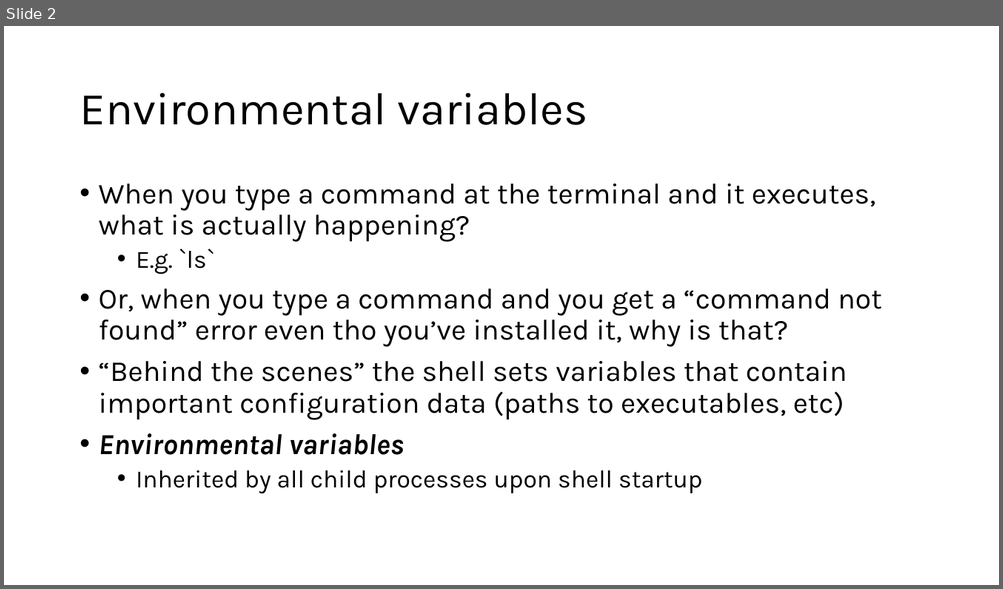
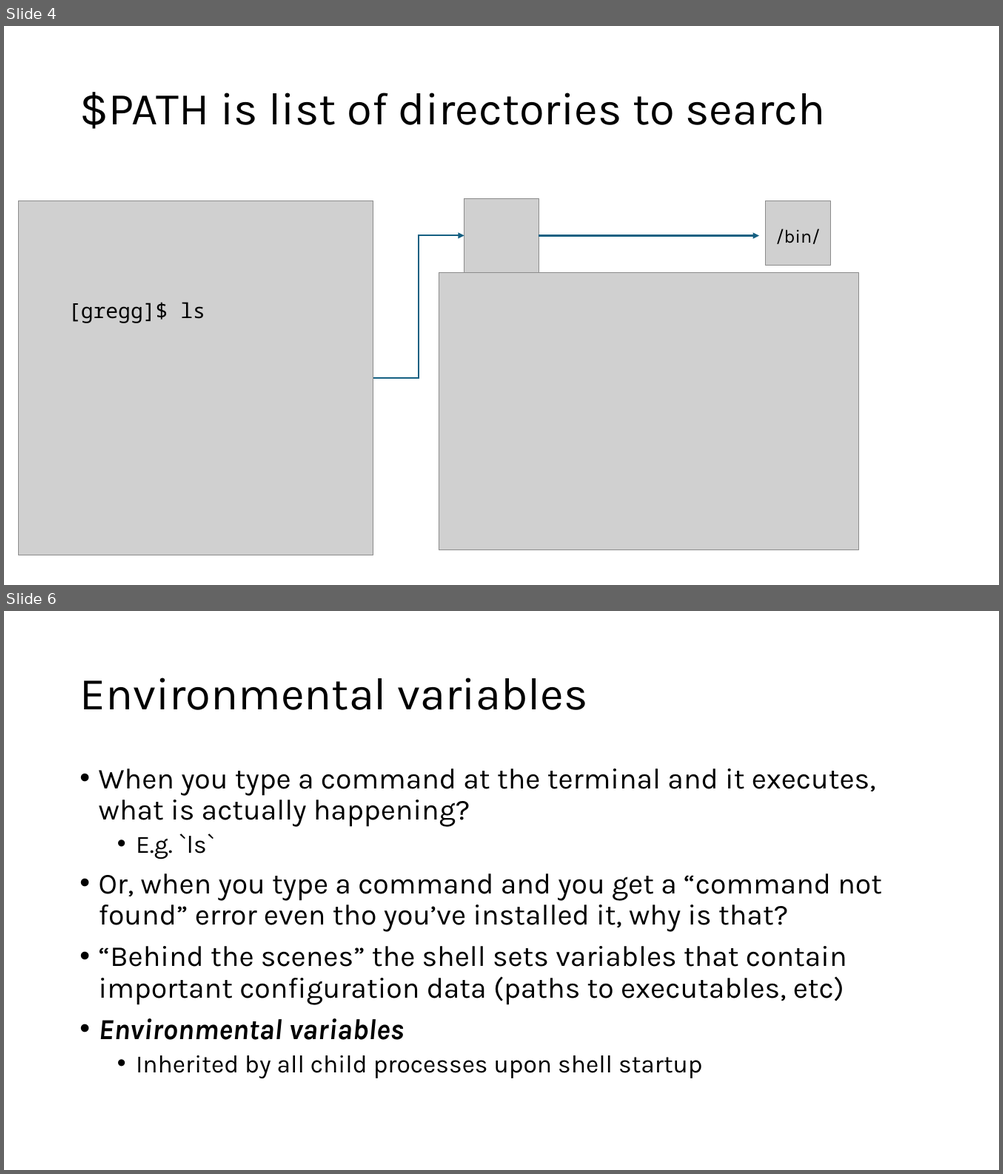
Before and after one commit to harvardinformatics/short-trainings, a slide deck: cmd-line-101/cmdline_tips_draft.pptx. Shown one above the other, each under a label of ours: slide 2 before the commit, slides 4 and 6 after it; the slides between them are not shown. The pictures are 1003x589 and 1003x1174 pixels, drawn with LibreOffice and Linux fonts; fonts in the diff are those of the drawing; grey boxes stand for pictures. Boxes give left, top, right and bottom in pixels: in the first picture for what was removed or moved away, otherwise in the second. Text is boxed around its words. In the diff, an @@ line names an element or a change of style, - is before the commit and + after.

```diff
--- a/cmd-line-101/cmdline_tips_draft.pptx
+++ b/cmd-line-101/cmdline_tips_draft.pptx
@@ slide 4 added at (4,26,999,585), background #FFFFFF @@
@@ title added at (79,92,825,129), 44 pt, text #000000 @@
+$PATH is list of directories to search
@@ picture added at (18,201,373,556) @@
@@ picture added at (464,198,539,273) @@
@@ picture added at (765,201,831,266) @@
@@ elbow arrow added from (373, 378) to (464, 235), #156082 1.5 pt @@
@@ arrow added from (539, 235) to (759, 235), #156082 1.5 pt @@
@@ text added at (776,229,819,244), 18 pt, text #000000 @@
+/bin/
@@ picture added at (439,273,858,551) @@
@@ text added at (68,302,205,323), 20 pt, text #000000 @@
+[gregg]$ ls
@@ what was slide 2 is now slide 6 @@
```
Also in this commit, not shown: 4 other slides added, 1 slide removed.
